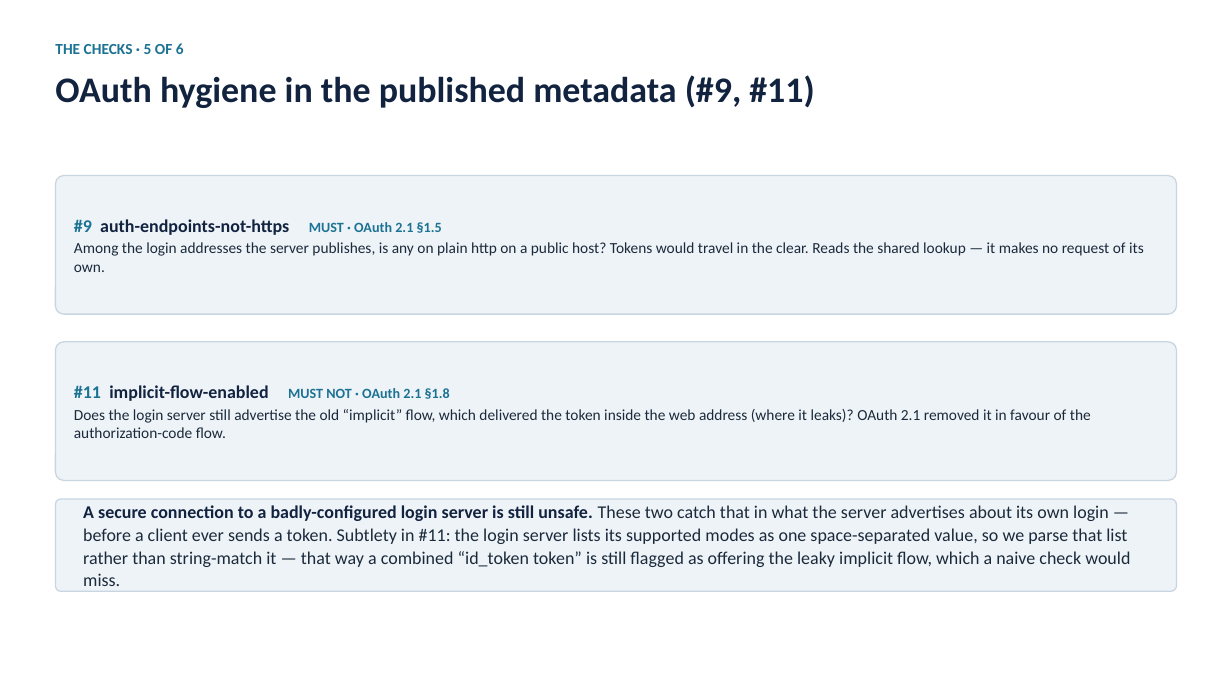
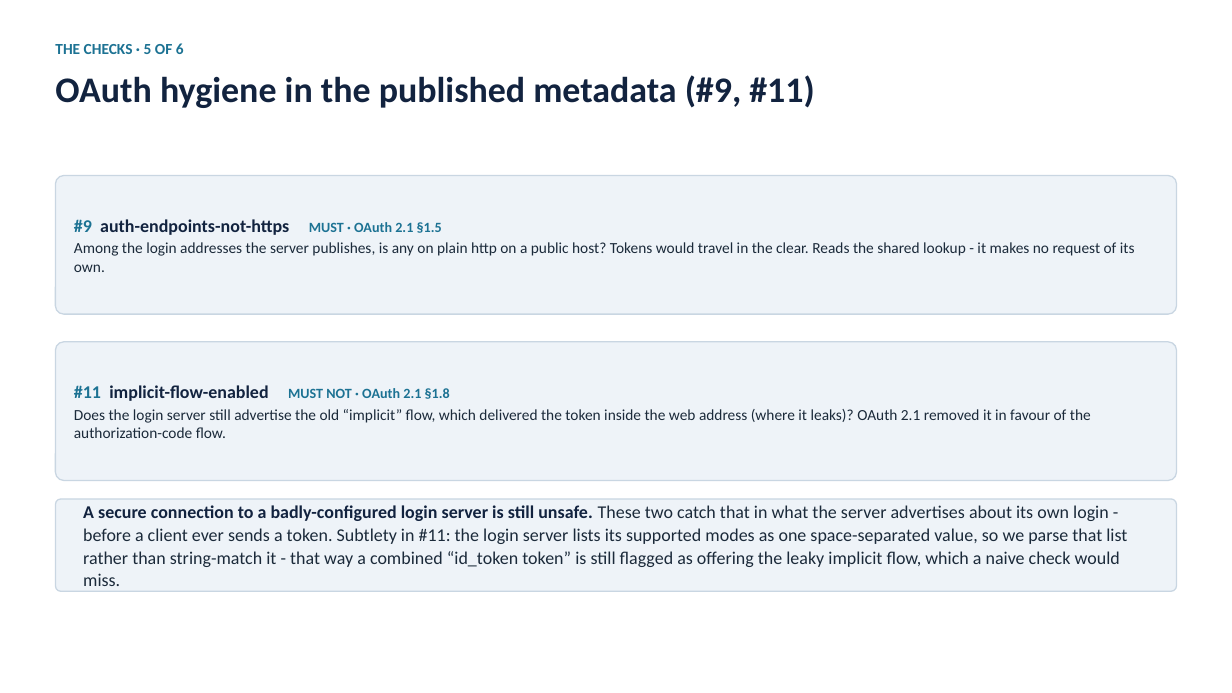
Before and after one commit to yamitkfir/YamAmit-MCP-auth, a slide deck: slide 15 of MCP-auth-slides.pptx. Drawn at 1232x693 pixels with LibreOffice and Linux fonts; fonts in the diff are those of the drawing. Boxes give left, top, right and bottom in pixels: in the first picture for what was removed or moved away, otherwise in the second. Text is boxed around its words. In the diff, an @@ line names an element or a change of style, - is before the commit and + after.

```diff
--- a/MCP-auth-slides.pptx
+++ b/MCP-auth-slides.pptx
@@ text at <box>74,242,1135,272</box>: text changed @@
-Among the login addresses the server publishes, is any on plain http on a public host? Tokens would travel in the clear. Reads the shared lookup — it makes no request of its own.
+Among the login addresses the server publishes, is any on plain http on a public host? Tokens would travel in the clear. Reads the shared lookup - it makes no request of its own.
@@ text at <box>83,505,1127,586</box>: text changed @@
-A secure connection to a badly-configured login server is still unsafe. These two catch that in what the server advertises about its own login — before a client ever sends a token. Subtlety in #11: the login server lists its supported modes as one space-separated value, so we parse that list rather than string-match it — that way a combined “id_token token” is still flagged as offering the leaky implicit flow, which a naive check would miss.
+A secure connection to a badly-configured login server is still unsafe. These two catch that in what the server advertises about its own login - before a client ever sends a token. Subtlety in #11: the login server lists its supported modes as one space-separated value, so we parse that list rather than string-match it - that way a combined “id_token token” is still flagged as offering the leaky implicit flow, which a naive check would miss.
```
Also in this commit, not shown: 26 other slides changed.
